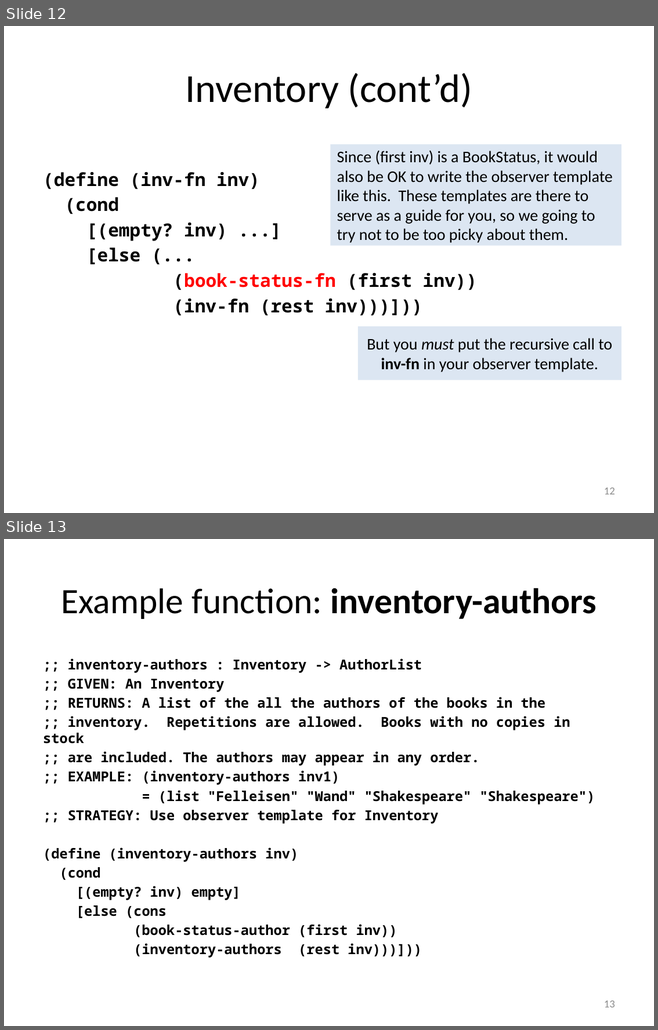
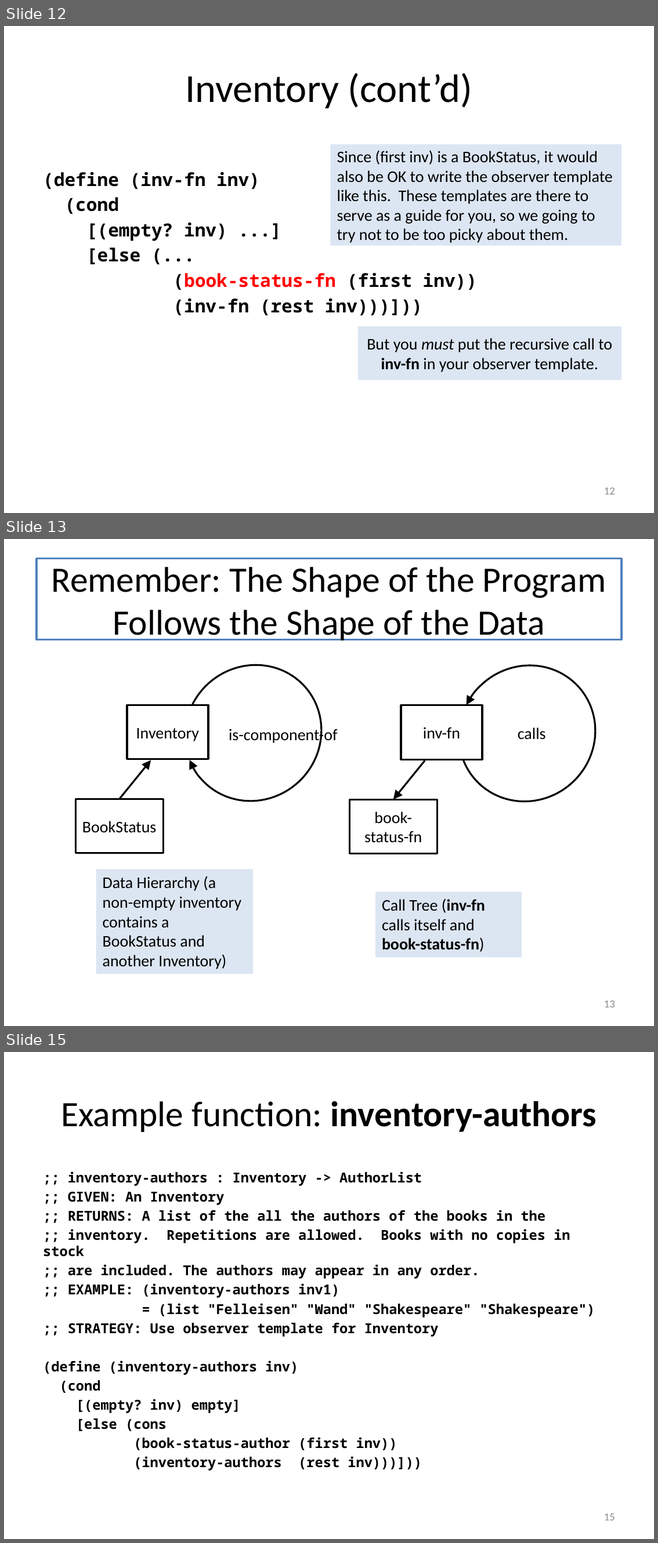
Before and after one commit to mwand/cs5010f17, a slide deck: Slides/Lesson 4.3 Lists of Structures.pptx. Shown one above the other, each under a label of ours: slides 12 and 13 before the commit, slides 12, 13 and 15 after it; the slides between them are not shown. The pictures are 658x1030 and 658x1543 pixels, drawn with LibreOffice and Linux fonts; fonts in the diff are those of the drawing. Boxes give left, top, right and bottom in pixels: in the first picture for what was removed or moved away, otherwise in the second. Text is boxed around its words. In the diff, an @@ line names an element or a change of style, - is before the commit and + after.

Commit message:
added 'Program Structure Follows Data Structure' in L4.1,2,3'

```diff
--- a/Slides/Lesson 4.3 Lists of Structures.pptx
+++ b/Slides/Lesson 4.3 Lists of Structures.pptx
@@ slide 13 added at box(4, 539, 654, 1026), background #FFFFFF @@
@@ title added at box(36, 559, 621, 640), fill #FFFFFF, outline #4F81BD 2 pt, 39.6 pt, text #000000 @@
+Remember: The Shape of the Program Follows the Shape of the Data
@@ text added at box(228, 727, 337, 744), 18 pt, text #000000 @@
+is-component-of
@@ text added at box(517, 727, 546, 740), 18 pt, text #000000 @@
+calls
@@ group added at box(75, 637, 349, 853): 2 rectangles, 1 arc (boxed as its full ellipse), 1 arrow @@
+Inventory
+BookStatus
@@ group added at box(350, 638, 623, 853): 2 rectangles, 1 arc (boxed as its full ellipse), 1 arrow @@
+inv-fn
+book-status-fn
@@ rectangle added at box(96, 869, 253, 974), fill #DCE6F2, 18 pt, text #000000 @@
+Data Hierarchy (a non-empty inventory contains a BookStatus and another Inventory)
@@ rectangle added at box(375, 892, 521, 957), fill #DCE6F2, 18 pt, text #000000 @@
+Call Tree (inv-fn calls itself and book-status-fn)
@@ page number added at box(604, 1001, 615, 1008), 12 pt, text #8C8C8C @@
+13
@@ what was slide 13 is now slide 15 @@
@@ page number at box(604, 1514, 615, 1521): text changed @@
-13
+15
```
Also in this commit, not shown: 1 other slide added, 2 other files.
